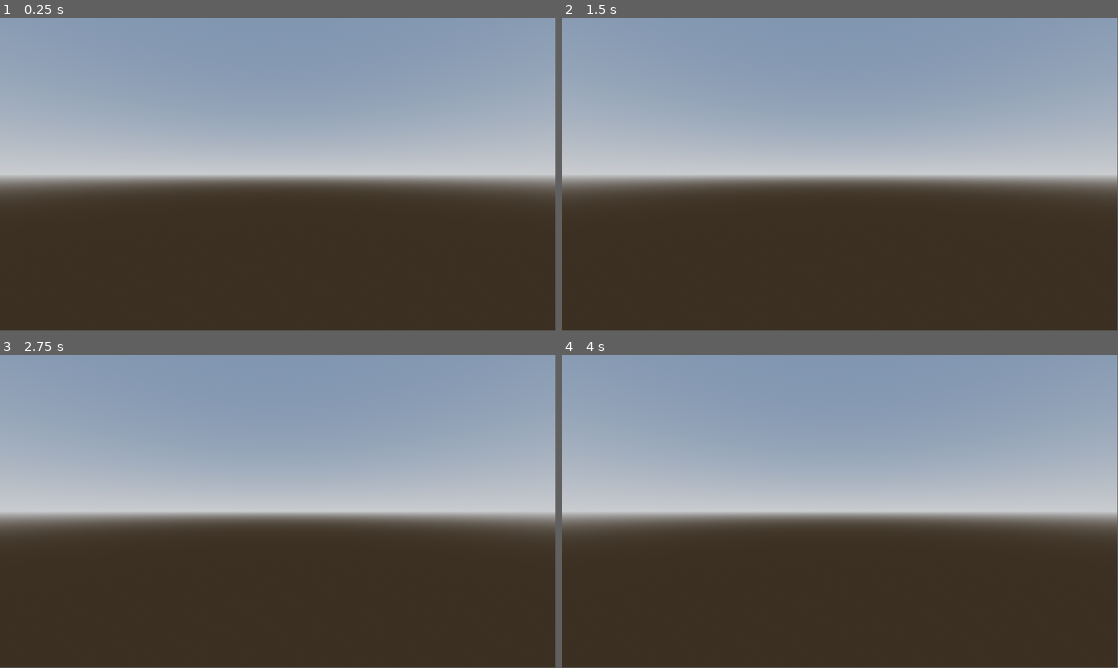
Above: before the commit, frames 1-4 (two rows, left to right).
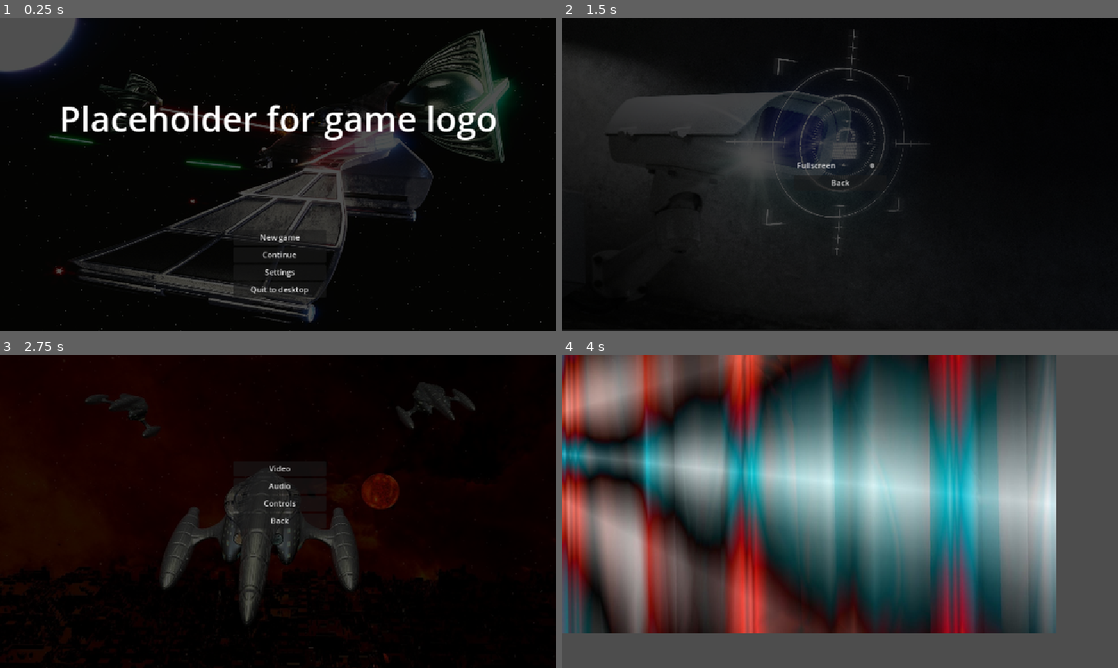
Above: after the commit, the same moments.

Repository: NicheDevelopers/brace-for-impact
Game: Godot game, scene res://src/UI/Main Menu/main_menu.tscn
The game is run twice, just before and just after one commit, with the same random seed, the same clock (stepped at 60 frames per second) and the same inputs. Before the commit the project starts from res://src/Root.tscn.
Inputs (mouse positions are in pixels of both pictures, inside the frame that each line leads up to):
- Up to frame 1 (0.25 s): no input
- Up to frame 2 (1.5 s): click (840, 271) at 0.5 s, where only the run after the commit has a clickable "Settings"; click (840, 130) at 1.25 s, where only the run after the commit has a clickable "Video"
- Up to frame 3 (2.75 s): click (278, 520) at 2 s, where only the run after the commit has a clickable "Back"
- Up to frame 4 (4 s): click (840, 486) at 2.75 s, where only the run after the commit has a clickable "Audio"; click (840, 467) at 3.5 s, where only the run after the commit has a clickable "Back"
In our replay, the window is 799x449 before the commit and 800x450 after it. These sizes can differ from the game's own. Grey fills any space a smaller window leaves; there, only what the larger window draws over its background counts as a difference.

The runs differ from the first frame. In frame 1, 96% of the frame differs, in the area x 0-100%, y 0-100%; in frame 2, 99%; in frame 3, 98%; in frame 4, 91%.

Commit message:
Add basic main menu skeleton with buttons, some of which work

Diff:
--- a/project.godot
+++ b/project.godot
@@ -11,9 +11,17 @@
 [application]
 
 config/name="Brace For Impact"
-run/main_scene="uid://c2gb4uegaq7bf"
+run/main_scene="uid://bo544m607q30b"
 config/features=PackedStringArray("4.4", "Forward Plus")
 config/icon="res://icon.svg"
+
+[autoload]
+
+SceneTracker="*res://src/common/GameState/SceneTracker/SceneTracker.gd"
+
+[display]
+
+window/stretch/mode="canvas_items"
 
 [input]
 
--- /dev/null
+++ b/src/UI/Main Menu/main_menu.gd
@@ -0,0 +1,20 @@
+extends Control
+
+# Called every frame. 'delta' is the elapsed time since the previous frame.
+func _ready() -> void:
+	SceneTracker.set_current_scene(SceneTracker.scenes.MAIN_MENU)
+
+func _process(_delta: float) -> void:
+	pass
+
+func _on_new_game_pressed() -> void:
+	get_tree().change_scene_to_file(SceneTracker.scenes.ROOT)
+
+func _on_continue_pressed() -> void:
+	print("saving not implemented yet")
+
+func _on_settings_pressed() -> void:
+	get_tree().change_scene_to_file(SceneTracker.scenes.SETTINGS)
+
+func _on_quit_pressed() -> void:
+	get_tree().quit()
--- /dev/null
+++ b/src/UI/Main Menu/main_menu.tscn
@@ -0,0 +1,102 @@
+[gd_scene load_steps=5 format=3 uid="uid://bo544m607q30b"]
+
+[ext_resource type="Script" uid="uid://c7acllex08qml" path="res://src/UI/Main Menu/main_menu.gd" id="1_7rtpl"]
+[ext_resource type="Texture2D" uid="uid://drpwba0rwaswt" path="res://src/UI/Main Menu/main_menu.jpg" id="1_c7sel"]
+
+[sub_resource type="StyleBoxTexture" id="StyleBoxTexture_7kfim"]
+modulate_color = Color(0.556953, 0.556953, 0.556953, 1)
+
+[sub_resource type="LabelSettings" id="LabelSettings_xpujo"]
+font_size = 72
+
+[node name="MainMenu" type="Control"]
+layout_mode = 3
+anchors_preset = 15
+anchor_right = 1.0
+anchor_bottom = 1.0
+grow_horizontal = 2
+grow_vertical = 2
+mouse_filter = 1
+script = ExtResource("1_7rtpl")
+
+[node name="TextureRect" type="TextureRect" parent="."]
+layout_mode = 0
+offset_right = 1153.0
+offset_bottom = 650.0
+texture = ExtResource("1_c7sel")
+expand_mode = 1
+
+[node name="ColorRect" type="ColorRect" parent="."]
+layout_mode = 1
+anchors_preset = 15
+anchor_right = 1.0
+anchor_bottom = 1.0
+grow_horizontal = 2
+grow_vertical = 2
+color = Color(0, 0, 0, 0.690196)
+
+[node name="Panel" type="Panel" parent="."]
+z_index = -1
+layout_mode = 1
+anchors_preset = 15
+anchor_right = 1.0
+anchor_bottom = 1.0
+grow_horizontal = 2
+grow_vertical = 2
+mouse_filter = 1
+theme_override_styles/panel = SubResource("StyleBoxTexture_7kfim")
+
+[node name="Label" type="Label" parent="."]
+layout_mode = 1
+anchors_preset = -1
+anchor_left = 0.5
+anchor_top = 0.319
+anchor_right = 0.5
+anchor_bottom = 0.319
+offset_left = -454.0
+offset_top = -49.712
+offset_right = 454.0
+offset_bottom = 49.288
+grow_horizontal = 2
+grow_vertical = 2
+mouse_filter = 1
+text = "Placeholder for game logo"
+label_settings = SubResource("LabelSettings_xpujo")
+horizontal_alignment = 1
+vertical_alignment = 1
+
+[node name="VBoxContainer" type="VBoxContainer" parent="."]
+layout_mode = 1
+anchors_preset = -1
+anchor_left = 0.5
+anchor_top = 0.783
+anchor_right = 0.5
+anchor_bottom = 0.783
+offset_left = -93.0
+offset_top = -67.384
+offset_right = 99.0
+offset_bottom = 68.616
+grow_horizontal = 2
+grow_vertical = 2
+
+[node name="new_game" type="Button" parent="VBoxContainer"]
+layout_mode = 2
+text = "New game"
+
+[node name="continue" type="Button" parent="VBoxContainer"]
+layout_mode = 2
+text = "Continue"
+
+[node name="settings" type="Button" parent="VBoxContainer"]
+layout_mode = 2
+text = "Settings"
+
+[node name="quit" type="Button" parent="VBoxContainer"]
+layout_mode = 2
+text = "Quit to desktop"
+
+[connection signal="pressed" from="VBoxContainer/new_game" to="." method="_on_new_game_pressed"]
+[connection signal="pressed" from="VBoxContainer/continue" to="." method="_on_continue_pressed"]
+[connection signal="pressed" from="VBoxContainer/settings" to="." method="_on_options_pressed"]
+[connection signal="pressed" from="VBoxContainer/settings" to="." method="_on_settings_pressed"]
+[connection signal="pressed" from="VBoxContainer/quit" to="." method="_on_quit_pressed"]
--- /dev/null
+++ b/src/UI/Settings/Audio Settings/audio_settings.gd
@@ -0,0 +1,12 @@
+extends Control
+
+# Called when the node enters the scene tree for the first time.
+func _ready() -> void:
+	SceneTracker.set_current_scene(SceneTracker.scenes.AUDIO_SETTINGS)
+
+# Called every frame. 'delta' is the elapsed time since the previous frame.
+func _process(delta: float) -> void:
+	pass
+
+func _on_back_pressed() -> void:
+	SceneTracker.go_to_previous_scene()
--- /dev/null
+++ b/src/UI/Settings/Audio Settings/audio_settings.tscn
@@ -0,0 +1,53 @@
+[gd_scene load_steps=4 format=3 uid="uid://d0kjn5v6wmmwh"]
+
+[ext_resource type="Script" uid="uid://p18hqqgb7ut4" path="res://src/UI/Settings/Audio Settings/audio_settings.gd" id="1_5ea5t"]
+[ext_resource type="Texture2D" uid="uid://cr8qabrask0fy" path="res://src/UI/Settings/Audio Settings/audio_settings.jpg" id="2_7rkov"]
+
+[sub_resource type="StyleBoxTexture" id="StyleBoxTexture_n1sxj"]
+modulate_color = Color(0.556953, 0.556953, 0.556953, 1)
+
+[node name="AudioSettings" type="Control"]
+layout_mode = 3
+anchors_preset = 15
+anchor_right = 1.0
+anchor_bottom = 1.0
+grow_horizontal = 2
+grow_vertical = 2
+script = ExtResource("1_5ea5t")
+
+[node name="Panel" type="Panel" parent="."]
+z_index = -1
+layout_mode = 1
+anchors_preset = 15
+anchor_right = 1.0
+anchor_bottom = 1.0
+grow_horizontal = 2
+grow_vertical = 2
+mouse_filter = 1
+theme_override_styles/panel = SubResource("StyleBoxTexture_n1sxj")
+
+[node name="VBoxContainer" type="VBoxContainer" parent="."]
+layout_mode = 1
+anchors_preset = -1
+anchor_left = 0.5
+anchor_top = 0.446
+anchor_right = 0.5
+anchor_bottom = 0.446
+offset_left = -93.0
+offset_top = -68.008
+offset_right = 99.0
+offset_bottom = 67.992
+grow_horizontal = 2
+grow_vertical = 2
+
+[node name="back" type="Button" parent="VBoxContainer"]
+layout_mode = 2
+text = "Back"
+
+[node name="TextureRect" type="TextureRect" parent="."]
+layout_mode = 0
+offset_right = 40.0
+offset_bottom = 40.0
+texture = ExtResource("2_7rkov")
+
+[connection signal="pressed" from="VBoxContainer/back" to="." method="_on_back_pressed"]
--- /dev/null
+++ b/src/UI/Settings/Input Settings/input_settings.gd
@@ -0,0 +1,74 @@
+extends Control
+
+@onready var action_list = $Panel/PanelContainer/MarginContainer/VBoxContainer/ScrollContainer/ActionList
+@onready var input_button_scene = preload("res://src/UI/Settings/Input Settings/keybind_button.tscn")
+@onready var notification = $Notification
+
+var is_remapping = false
+var action_to_remap = null
+var remapped_button = null
+
+# Called when the node enters the scene tree for the first time.
+func _ready() -> void:
+	SceneTracker.set_current_scene(SceneTracker.scenes.INPUT_SETTINGS)
+	_create_action_list()
+
+func _create_action_list():
+	InputMap.load_from_project_settings()
+	for item in action_list.get_children():
+		item.queue_free()
+
+	for action in InputMap.get_actions():
+		if action.begins_with("ui_"):
+			continue
+		var button = input_button_scene.instantiate()
+		var action_label = button.find_child("ActionLabel")
+		var key_label = button.find_child("KeyLabel")
+		action_label.text = action
+
+		var events = InputMap.action_get_events(action)
+		if events:
+			key_label.text = events[0].as_text()
+		else:
+			key_label.text = ""
+		action_list.add_child(button)
+		button.pressed.connect(_on_input_button_pressed.bind(button, action))
+
+func _on_input_button_pressed(button, action):
+	if !is_remapping:
+		is_remapping = true
+		action_to_remap = action
+		remapped_button = button
+		button.find_child("KeyLabel").text = "Listening for input..."
+
+func _input(event) -> void:
+	if is_remapping:
+		if (event is InputEventKey or (event is InputEventMouseButton && event.pressed)):
+			var captured_event = event.as_text()
+			var already_in_use = false
+			for action in InputMap.get_actions():
+				if action.begins_with("ui_"):
+					continue
+				var events = InputMap.action_get_events(action)
+				var keybind = events[0].as_text()
+				if keybind == event.as_text() and action != remapped_button.find_child("ActionLabel").text:
+					notification._show(event.as_text() + " is already used by action \"" + action + "\".")
+					var former_keybind = InputMap.action_get_events(
+						remapped_button.find_child("ActionLabel").text
+					)[0].as_text()
+					remapped_button.find_child("KeyLabel").text = former_keybind
+					already_in_use = true
+			if not already_in_use:
+				InputMap.action_erase_events(action_to_remap)
+				InputMap.action_add_event(action_to_remap, event)
+				remapped_button.find_child("KeyLabel").text = event.as_text()
+			is_remapping = false
+			action_to_remap = null
+			remapped_button = null
+			accept_event()
+
+func _on_back_pressed() -> void:
+	SceneTracker.go_to_previous_scene()
+
+func _on_reset_pressed() -> void:
+	_create_action_list()
--- /dev/null
+++ b/src/UI/Settings/Input Settings/input_settings.tscn
@@ -0,0 +1,97 @@
+[gd_scene load_steps=5 format=3 uid="uid://dkel17w0hw18c"]
+
+[ext_resource type="Script" uid="uid://kemiflx2trvu" path="res://src/UI/Settings/Input Settings/input_settings.gd" id="1_7l3lv"]
+[ext_resource type="Texture2D" uid="uid://dwyih5gkviwfb" path="res://src/UI/Settings/Input Settings/input_settings.jpg" id="1_hqgu6"]
+[ext_resource type="PackedScene" uid="uid://cjlou7m0klv8k" path="res://src/common/Notification/notification.tscn" id="3_glm6f"]
+
+[sub_resource type="StyleBoxTexture" id="StyleBoxTexture_r27vd"]
+modulate_color = Color(0.556953, 0.556953, 0.556953, 1)
+
+[node name="InputSettings" type="Control"]
+layout_mode = 3
+anchors_preset = 15
+anchor_right = 1.0
+anchor_bottom = 1.0
+grow_horizontal = 2
+grow_vertical = 2
+script = ExtResource("1_7l3lv")
+
+[node name="Notification" parent="." instance=ExtResource("3_glm6f")]
+script = null
+
+[node name="Panel" type="Panel" parent="."]
+z_index = 1
+layout_mode = 1
+anchors_preset = 15
+anchor_right = 1.0
+anchor_bottom = 1.0
+grow_horizontal = 2
+grow_vertical = 2
+mouse_filter = 1
+theme_override_styles/panel = SubResource("StyleBoxTexture_r27vd")
+
+[node name="PanelContainer" type="PanelContainer" parent="Panel"]
+layout_mode = 1
+anchors_preset = 8
+anchor_left = 0.5
+anchor_top = 0.5
+anchor_right = 0.5
+anchor_bottom = 0.5
+offset_left = -179.0
+offset_top = -155.0
+offset_right = 179.0
+offset_bottom = 155.0
+grow_horizontal = 2
+grow_vertical = 2
+
+[node name="MarginContainer" type="MarginContainer" parent="Panel/PanelContainer"]
+layout_mode = 2
+theme_override_constants/margin_left = 8
+theme_override_constants/margin_top = 8
+theme_override_constants/margin_right = 8
+theme_override_constants/margin_bottom = 8
+
+[node name="VBoxContainer" type="VBoxContainer" parent="Panel/PanelContainer/MarginContainer"]
+layout_mode = 2
+
+[node name="ScrollContainer" type="ScrollContainer" parent="Panel/PanelContainer/MarginContainer/VBoxContainer"]
+layout_mode = 2
+size_flags_vertical = 3
+
+[node name="ActionList" type="VBoxContainer" parent="Panel/PanelContainer/MarginContainer/VBoxContainer/ScrollContainer"]
+layout_mode = 2
+size_flags_horizontal = 3
+
+[node name="VBoxContainer2" type="VBoxContainer" parent="Panel/PanelContainer/MarginContainer/VBoxContainer"]
+layout_mode = 2
+
+[node name="reset" type="Button" parent="Panel/PanelContainer/MarginContainer/VBoxContainer/VBoxContainer2"]
+layout_mode = 2
+text = "Reset to default"
+
+[node name="VBoxContainer" type="VBoxContainer" parent="Panel/PanelContainer/MarginContainer/VBoxContainer"]
+layout_mode = 2
+
+[node name="back" type="Button" parent="Panel/PanelContainer/MarginContainer/VBoxContainer/VBoxContainer"]
+layout_mode = 2
+text = "Back"
+
+[node name="TextureRect" type="TextureRect" parent="."]
+z_index = -1
+layout_mode = 1
+anchors_preset = 8
+anchor_left = 0.5
+anchor_top = 0.5
+anchor_right = 0.5
+anchor_bottom = 0.5
+offset_left = -574.0
+offset_top = -325.0
+offset_right = 581.0
+offset_bottom = 323.0
+grow_horizontal = 2
+grow_vertical = 2
+texture = ExtResource("1_hqgu6")
+expand_mode = 1
+
+[connection signal="pressed" from="Panel/PanelContainer/MarginContainer/VBoxContainer/VBoxContainer2/reset" to="." method="_on_reset_pressed"]
+[connection signal="pressed" from="Panel/PanelContainer/MarginContainer/VBoxContainer/VBoxContainer/back" to="." method="_on_back_pressed"]
--- /dev/null
+++ b/src/UI/Settings/Input Settings/keybind_button.tscn
@@ -0,0 +1,51 @@
+[gd_scene load_steps=3 format=3 uid="uid://dv5ey4puod5rd"]
+
+[sub_resource type="StyleBoxFlat" id="StyleBoxFlat_l4drl"]
+bg_color = Color(1, 1, 1, 1)
+
+[sub_resource type="StyleBoxFlat" id="StyleBoxFlat_xwdn8"]
+
+[node name="InputButton" type="Button"]
+custom_minimum_size = Vector2(0, 30)
+anchors_preset = 10
+anchor_right = 1.0
+grow_horizontal = 2
+focus_mode = 0
+theme_override_styles/hover_pressed = SubResource("StyleBoxFlat_l4drl")
+theme_override_styles/hover = SubResource("StyleBoxFlat_l4drl")
+theme_override_styles/pressed = SubResource("StyleBoxFlat_l4drl")
+theme_override_styles/normal = SubResource("StyleBoxFlat_xwdn8")
+
+[node name="MarginContainer" type="MarginContainer" parent="."]
+layout_mode = 1
+anchors_preset = 15
+anchor_right = 1.0
+anchor_bottom = 1.0
+grow_horizontal = 2
+grow_vertical = 2
+theme_override_constants/margin_left = 4
+theme_override_constants/margin_top = 4
+theme_override_constants/margin_right = 4
+theme_override_constants/margin_bottom = 4
+
+[node name="HBoxContainer" type="HBoxContainer" parent="MarginContainer"]
+layout_mode = 2
+
+[node name="ActionLabel" type="Label" parent="MarginContainer/HBoxContainer"]
+layout_mode = 2
+mouse_filter = 1
+theme_override_colors/font_color = Color(0, 0, 0, 1)
+text = "ACTION"
+vertical_alignment = 1
+
+[node name="Spacer" type="Control" parent="MarginContainer/HBoxContainer"]
+layout_mode = 2
+size_flags_horizontal = 3
+mouse_filter = 1
+
+[node name="KeyLabel" type="Label" parent="MarginContainer/HBoxContainer"]
+layout_mode = 2
+mouse_filter = 1
+theme_override_colors/font_color = Color(0, 0, 0, 1)
+text = "KEY"
+vertical_alignment = 1
--- /dev/null
+++ b/src/UI/Settings/Settings Menu/settings_screen.gd
@@ -0,0 +1,22 @@
+extends Control
+
+
+# Called when the node enters the scene tree for the first time.
+func _ready() -> void:
+	SceneTracker.set_current_scene(SceneTracker.scenes.SETTINGS)
+
+# Called every frame. 'delta' is the elapsed time since the previous frame.
+func _process(_delta: float) -> void:
+	pass
+
+func _on_video_pressed() -> void:
+	get_tree().change_scene_to_file(SceneTracker.scenes.VIDEO_SETTINGS)
+
+func _on_audio_pressed() -> void:
+	get_tree().change_scene_to_file(SceneTracker.scenes.AUDIO_SETTINGS)
+
+func _on_controls_pressed() -> void:
+	get_tree().change_scene_to_file(SceneTracker.scenes.INPUT_SETTINGS)
+
+func _on_back_pressed() -> void:
+	SceneTracker.go_to_previous_scene()
--- /dev/null
+++ b/src/UI/Settings/Settings Menu/settings_screen.tscn
@@ -0,0 +1,77 @@
+[gd_scene load_steps=4 format=3 uid="uid://tf1dv07rmbhp"]
+
+[ext_resource type="Script" uid="uid://cd6pw23ejq4ty" path="res://src/UI/Settings/Settings Menu/settings_screen.gd" id="1_a524d"]
+[ext_resource type="Texture2D" uid="uid://dh52y0d1sbqty" path="res://src/UI/Settings/Settings Menu/settings_screen.jpg" id="1_k23r0"]
+
+[sub_resource type="StyleBoxTexture" id="StyleBoxTexture_m42fp"]
+modulate_color = Color(0.556953, 0.556953, 0.556953, 1)
+
+[node name="SettingsScreen" type="Control"]
+layout_mode = 3
+anchors_preset = 15
+anchor_right = 1.0
+anchor_bottom = 1.0
+grow_horizontal = 2
+grow_vertical = 2
+script = ExtResource("1_a524d")
+
+[node name="TextureRect" type="TextureRect" parent="."]
+layout_mode = 0
+offset_right = 1151.0
+offset_bottom = 656.0
+texture = ExtResource("1_k23r0")
+
+[node name="ColorRect" type="ColorRect" parent="."]
+layout_mode = 1
+anchors_preset = 15
+anchor_right = 1.0
+anchor_bottom = 1.0
+grow_horizontal = 2
+grow_vertical = 2
+color = Color(0, 0, 0, 0.690196)
+
+[node name="Panel" type="Panel" parent="."]
+z_index = -1
+layout_mode = 1
+anchors_preset = 15
+anchor_right = 1.0
+anchor_bottom = 1.0
+grow_horizontal = 2
+grow_vertical = 2
+mouse_filter = 1
+theme_override_styles/panel = SubResource("StyleBoxTexture_m42fp")
+
+[node name="VBoxContainer" type="VBoxContainer" parent="."]
+layout_mode = 1
+anchors_preset = -1
+anchor_left = 0.5
+anchor_top = 0.446
+anchor_right = 0.5
+anchor_bottom = 0.446
+offset_left = -93.0
+offset_top = -68.008
+offset_right = 99.0
+offset_bottom = 67.992
+grow_horizontal = 2
+grow_vertical = 2
+
+[node name="video" type="Button" parent="VBoxContainer"]
+layout_mode = 2
+text = "Video"
+
+[node name="audio" type="Button" parent="VBoxContainer"]
+layout_mode = 2
+text = "Audio"
+
+[node name="controls" type="Button" parent="VBoxContainer"]
+layout_mode = 2
+text = "Controls"
+
+[node name="back" type="Button" parent="VBoxContainer"]
+layout_mode = 2
+text = "Back"
+
+[connection signal="pressed" from="VBoxContainer/video" to="." method="_on_video_pressed"]
+[connection signal="pressed" from="VBoxContainer/audio" to="." method="_on_audio_pressed"]
+[connection signal="pressed" from="VBoxContainer/controls" to="." method="_on_controls_pressed"]
+[connection signal="pressed" from="VBoxContainer/back" to="." method="_on_back_pressed"]
--- /dev/null
+++ b/src/UI/Settings/Video Settings/video_settings.gd
@@ -0,0 +1,19 @@
+extends Control
+
+
+# Called when the node enters the scene tree for the first time.
+func _ready() -> void:
+	SceneTracker.set_current_scene(SceneTracker.scenes.VIDEO_SETTINGS)
+
+# Called every frame. 'delta' is the elapsed time since the previous frame.
+func _process(delta: float) -> void:
+	pass
+
+func _on_back_pressed() -> void:
+	SceneTracker.go_to_previous_scene()
+
+func _on_fullscreen_toggled(toggled_on: bool) -> void:
+	if toggled_on:
+		DisplayServer.window_set_mode(DisplayServer.WINDOW_MODE_FULLSCREEN)
+	else:
+		DisplayServer.window_set_mode(DisplayServer.WINDOW_MODE_WINDOWED)
--- /dev/null
+++ b/src/UI/Settings/Video Settings/video_settings.tscn
@@ -0,0 +1,68 @@
+[gd_scene load_steps=4 format=3 uid="uid://dglx70v4324vn"]
+
+[ext_resource type="Script" uid="uid://chi8mfhwtmni7" path="res://src/UI/Settings/Video Settings/video_settings.gd" id="1_2coyh"]
+[ext_resource type="Texture2D" uid="uid://cxkyw1fk8gtk1" path="res://src/UI/Settings/Video Settings/video_settings.jpg" id="1_50u5y"]
+
+[sub_resource type="StyleBoxTexture" id="StyleBoxTexture_hbrxg"]
+modulate_color = Color(0.556953, 0.556953, 0.556953, 1)
+
+[node name="VideoSettings" type="Control"]
+layout_mode = 3
+anchors_preset = 15
+anchor_right = 1.0
+anchor_bottom = 1.0
+grow_horizontal = 2
+grow_vertical = 2
+script = ExtResource("1_2coyh")
+
+[node name="TextureRect" type="TextureRect" parent="."]
+layout_mode = 0
+offset_right = 1157.0
+offset_bottom = 644.0
+texture = ExtResource("1_50u5y")
+expand_mode = 2
+
+[node name="Panel" type="Panel" parent="."]
+z_index = -1
+layout_mode = 1
+anchors_preset = 15
+anchor_right = 1.0
+anchor_bottom = 1.0
+grow_horizontal = 2
+grow_vertical = 2
+mouse_filter = 1
+theme_override_styles/panel = SubResource("StyleBoxTexture_hbrxg")
+
+[node name="ColorRect" type="ColorRect" parent="."]
+layout_mode = 1
+anchors_preset = 15
+anchor_right = 1.0
+anchor_bottom = 1.0
+grow_horizontal = 2
+grow_vertical = 2
+color = Color(0, 0, 0, 0.690196)
+
+[node name="VBoxContainer" type="VBoxContainer" parent="ColorRect"]
+layout_mode = 1
+anchors_preset = -1
+anchor_left = 0.5
+anchor_top = 0.446
+anchor_right = 0.5
+anchor_bottom = 0.446
+offset_left = -96.0
+offset_right = 96.0
+offset_bottom = 136.0
+grow_horizontal = 2
+grow_vertical = 2
+
+[node name="fullscreen" type="CheckButton" parent="ColorRect/VBoxContainer"]
+layout_mode = 2
+text = "Fullscreen"
+
+[node name="back" type="Button" parent="ColorRect/VBoxContainer"]
+layout_mode = 2
+text = "Back"
+
+[connection signal="pressed" from="ColorRect/VBoxContainer/fullscreen" to="." method="_on_fullscreen_pressed"]
+[connection signal="toggled" from="ColorRect/VBoxContainer/fullscreen" to="." method="_on_fullscreen_toggled"]
+[connection signal="pressed" from="ColorRect/VBoxContainer/back" to="." method="_on_back_pressed"]
--- /dev/null
+++ b/src/common/GameState/SceneTracker/SceneTracker.gd
@@ -0,0 +1,33 @@
+extends Node
+
+class _Scenes:
+	var MAIN_MENU = "res://src/UI/Main Menu/main_menu.tscn"
+	var ROOT = "res://src/Root.tscn"
+	var SETTINGS = "res://src/UI/Settings/Settings Menu/settings_screen.tscn"
+	var VIDEO_SETTINGS = "res://src/UI/Settings/Video Settings/video_settings.tscn"
+	var AUDIO_SETTINGS = "res://src/UI/Settings/Audio Settings/audio_settings.tscn"
+	var INPUT_SETTINGS = "res://src/UI/Settings/Input Settings/input_settings.tscn"
+
+var current_scene = null
+@onready var previous_scenes = []
+var just_went_back = false
+@onready var scenes = _Scenes.new()
+
+func _ready() -> void:
+	pass
+
+func set_current_scene(scene):
+	if current_scene != null and not just_went_back:
+		previous_scenes.append(current_scene)
+	just_went_back = false
+	current_scene = scene
+	print_debug("current_scene is now ", scene, " and previous scenes are: ", previous_scenes)
+
+func go_to_previous_scene() -> void:
+	call_deferred("_deferred_previous_scene")
+
+func _deferred_previous_scene() -> void:
+	var previous_scene = previous_scenes.pop_back()
+	print_debug(previous_scene)
+	just_went_back = true
+	get_tree().change_scene_to_file(previous_scene)
--- /dev/null
+++ b/src/common/Notification/notification.gd
@@ -0,0 +1,11 @@
+extends CanvasLayer
+
+@onready var popup = $Panel
+
+func _show(message) -> void:
+	popup.find_child("Label").text = message
+	popup.modulate = Color(1, 1, 1, 1)
+	popup.show()
+
+func _on_exit_pressed() -> void:
+	popup.hide()
--- /dev/null
+++ b/src/common/Notification/notification.tscn
@@ -0,0 +1,53 @@
+[gd_scene load_steps=2 format=3 uid="uid://cjlou7m0klv8k"]
+
+[ext_resource type="Script" path="res://src/common/Notification/notification.gd" id="1_6mv2r"]
+
+[node name="Notification" type="CanvasLayer"]
+script = ExtResource("1_6mv2r")
+
+[node name="Panel" type="Panel" parent="."]
+visible = false
+modulate = Color(1, 1, 1, 0)
+anchors_preset = 8
+anchor_left = 0.5
+anchor_top = 0.5
+anchor_right = 0.5
+anchor_bottom = 0.5
+offset_left = -172.0
+offset_top = -60.0
+offset_right = 172.0
+offset_bottom = 60.0
+grow_horizontal = 2
+grow_vertical = 2
+mouse_filter = 1
+
+[node name="Label" type="Label" parent="Panel"]
+layout_mode = 1
+anchors_preset = 8
+anchor_left = 0.5
+anchor_top = 0.5
+anchor_right = 0.5
+anchor_bottom = 0.5
+offset_left = -20.0
+offset_top = -11.5
+offset_right = 20.0
+offset_bottom = 11.5
+grow_horizontal = 2
+grow_vertical = 2
+mouse_filter = 1
+
+[node name="exit" type="Button" parent="Panel"]
+layout_mode = 1
+anchors_preset = 7
+anchor_left = 0.5
+anchor_top = 1.0
+anchor_right = 0.5
+anchor_bottom = 1.0
+offset_left = -4.0
+offset_top = -8.0
+offset_right = 4.0
+grow_horizontal = 2
+grow_vertical = 0
+text = "OK"
+
+[connection signal="pressed" from="Panel/exit" to="." method="_on_exit_pressed"]
Not shown, added: src/UI/Main Menu/main_menu.gd.uid
Binary file added: src/UI/Main Menu/main_menu.jpg
Not shown, added: src/UI/Main Menu/main_menu.jpg.import
Not shown, added: src/UI/Settings/Audio Settings/audio_settings.gd.uid
Binary file added: src/UI/Settings/Audio Settings/audio_settings.jpg
Not shown, added: src/UI/Settings/Audio Settings/audio_settings.jpg.import
Not shown, added: src/UI/Settings/Input Settings/input_settings.gd.uid
Binary file added: src/UI/Settings/Input Settings/input_settings.jpg
Not shown, added: src/UI/Settings/Input Settings/input_settings.jpg.import
Not shown, added: src/UI/Settings/Settings Menu/settings_screen.gd.uid
Binary file added: src/UI/Settings/Settings Menu/settings_screen.jpg
Not shown, added: src/UI/Settings/Settings Menu/settings_screen.jpg.import
(and 4 more such lines)
